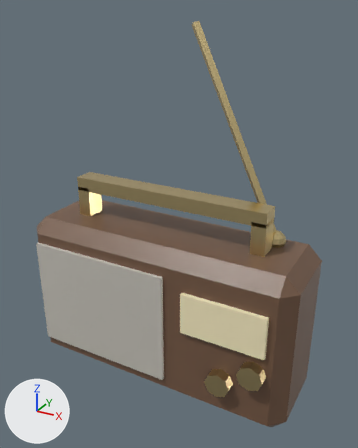
The glTF model assets/models/apartment/radio.glb, before and after one commit.
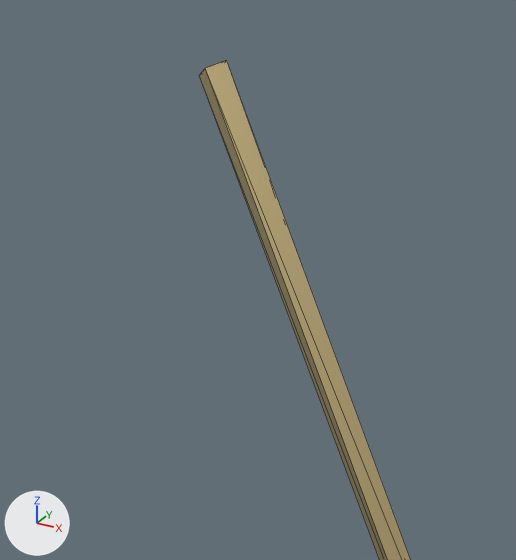
Old and new are each drawn whole from a 50 mm lens placed at (0.328, -0.566, 0.536), pointed at (0.017, -0.001, 0.253) and again close up on the part from 38% to 79% of the width and 1% to 36% of the height. Arrows for +X, +Y and +Z are at lower left; the lights stay in place. The first two pictures are the older version. The close-ups show mesh edges as thin lines. Vertices at exactly the same position are counted once.

The first close-up shows 'radio'.
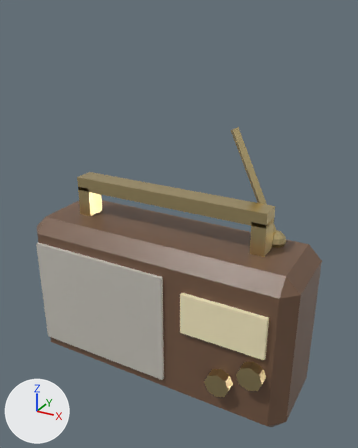
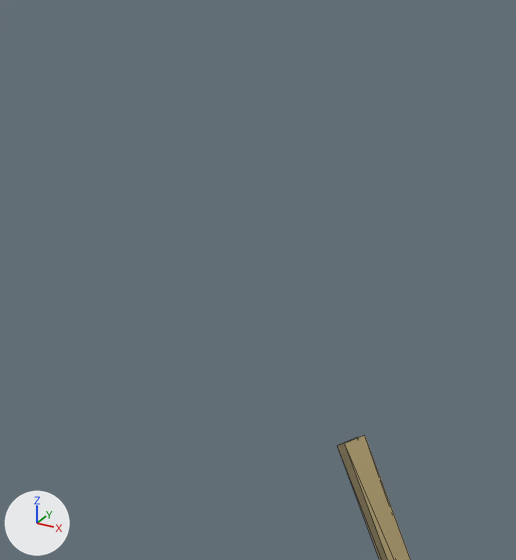
Location of each change, (x1, y1, x2, y2) in pixels of the close-ups (516 x 560 px):
'radio', reshaped
    before: (199, 61, 411, 560)
    after: (337, 435, 411, 560)

Edits to the bpy script that builds the scene:
```text
Change me_cube_156:
    used by ob_radio; location = (0.0, 0.0, 0.0)
    before: 149 (0.023, 0.036, 0.517), 151 (0.029, 0.03, 0.519) at pixel (226, 60), 153 (0.023, 0.024, 0.517) at pixel (205, 68), 155 (0.018, 0.03, 0.514) at pixel (199, 75)
    remove me_cube_156.from_pydata(...)  # 156 vertices, 272 faces; spans x -0.21..0.21, y -0.085..0.07, z 0.0..0.519
    add me_cube_156.from_pydata(...)  # 156 vertices, 272 faces; spans x -0.21..0.21, y -0.085..0.07, z 0.0..0.393
    me_cube_156 part 1
    add for i in [149, 151, 153, 155]: me_cube_156.vertices[i].co += Vector((0.059, 0.0, -0.127))
```
